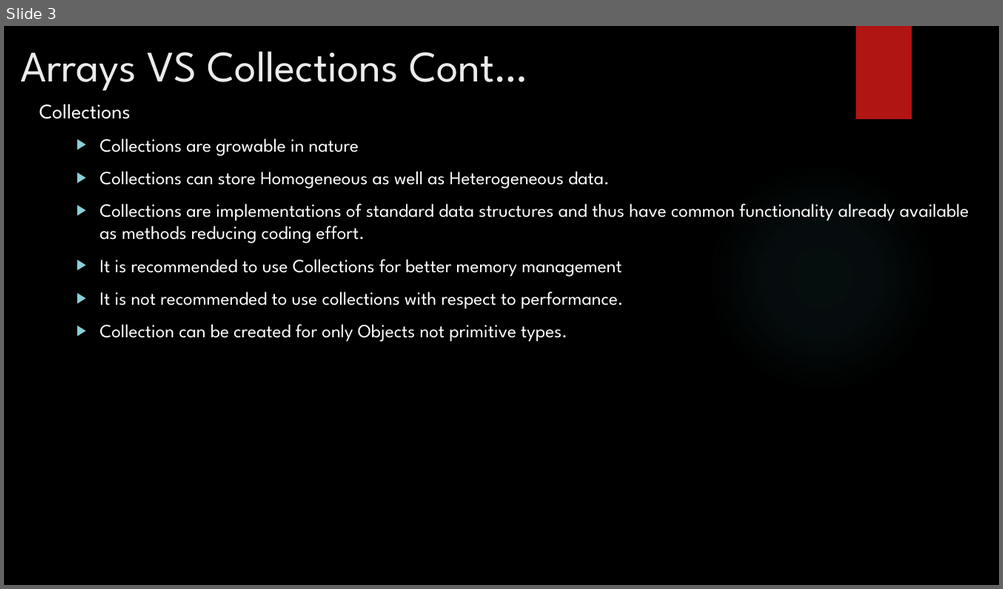
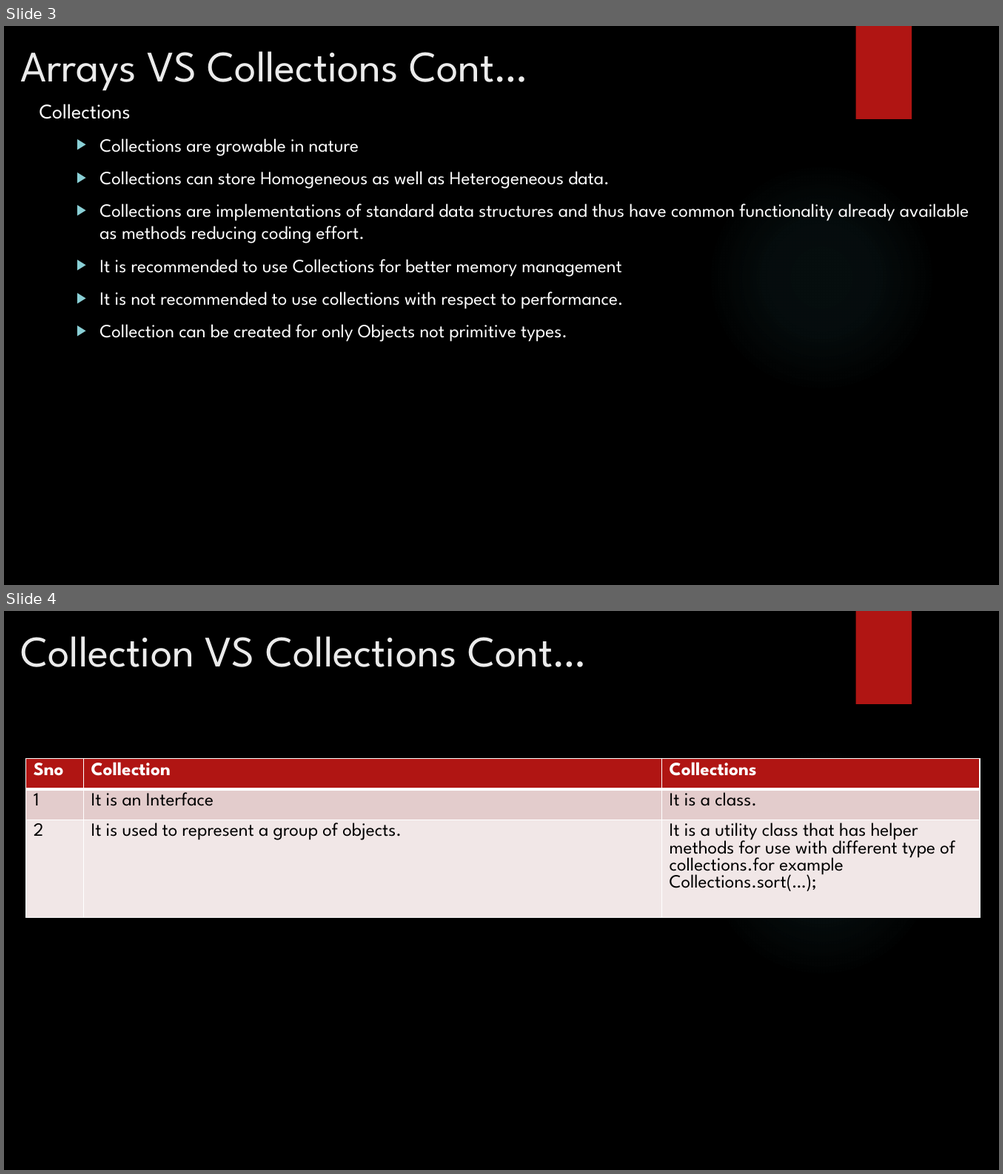
Before and after one commit to rudhrainfogain/java-collections, a slide deck: src/main/resources/JavaCollections.pptx. Shown one above the other, each under a label of ours: slide 3 before the commit, slides 3 and 4 after it. The pictures are 1003x589 and 1003x1174 pixels, drawn with LibreOffice and Linux fonts; fonts in the diff are those of the drawing; background and template pictures are left out. Boxes give left, top, right and bottom in pixels: in the first picture for what was removed or moved away, otherwise in the second. Text is boxed around its words. In the diff, an @@ line names an element or a change of style, - is before the commit and + after.

Commit message:
Detailed overview ofCollections framework

```diff
--- a/src/main/resources/JavaCollections.pptx
+++ b/src/main/resources/JavaCollections.pptx
@@ slide 4 added at (4, 611, 999, 1170), background picture (left out); not listed: 2 template elements that a slide beside it also shows @@
@@ title added at (20, 636, 586, 667), 42 pt, text #EBEBEB @@
+Collection VS Collections Cont…
@@ table added at (26, 759, 980, 917), 3 rows, 3 columns @@
+Sno | Collection | Collections
+1 | It is an Interface | It is a class.
+2 | It is used to represent a group of objects. | It is a utility class that has helper methods for use with different type of collections.for example Collections.sort(…);
```
Also in this commit, not shown: 16 other slides added.
